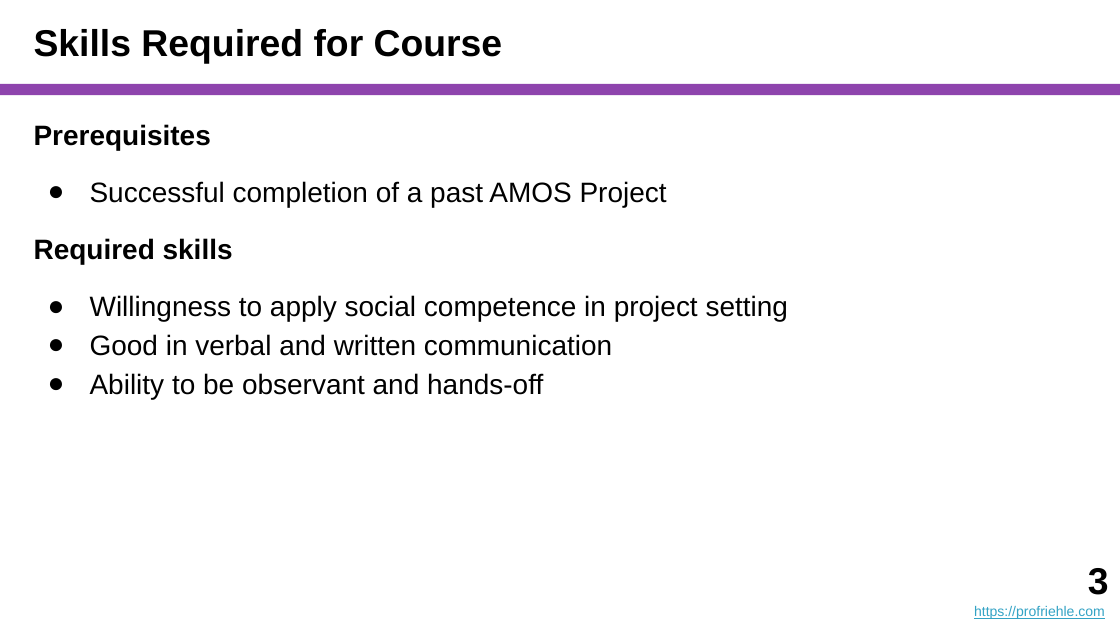
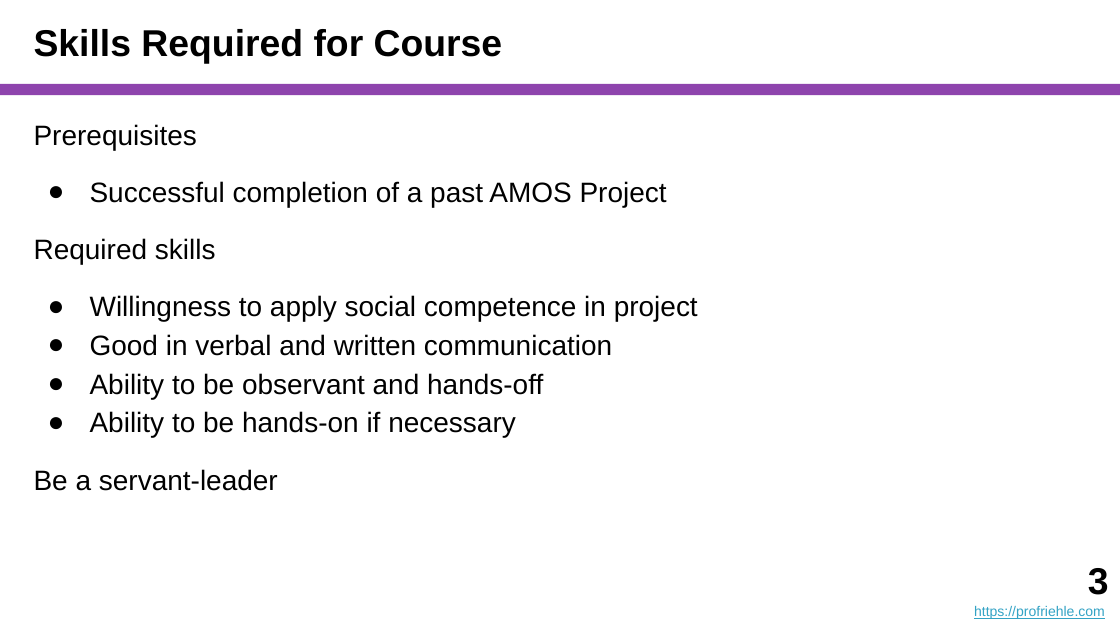
Before and after one commit to dirkriehle/coach-course, a slide deck: slide 3 of Lecture Slides/COACH A01 - Introduction.pptx. Drawn at 1120x630 pixels with LibreOffice and Linux fonts; fonts in the diff are those of the drawing. Boxes give left, top, right and bottom in pixels: in the first picture for what was removed or moved away, otherwise in the second. Text is boxed around its words. In the diff, an @@ line names an element or a change of style, - is before the commit and + after.

Commit message:
Setting up shop for summer 2025

```diff
--- a/Lecture Slides/COACH A01 - Introduction.pptx
+++ b/Lecture Slides/COACH A01 - Introduction.pptx
@@ text at (34, 124, 216, 264): bold off in "Prerequisites", "Required skills" @@
@@ text at (90, 295, 698, 322): text changed @@
-● Willingness to apply social competence in project setting
+● Willingness to apply social competence in project
@@ text at (34, 411, 516, 491): paragraphs added @@
+● Ability to be hands-on if necessary
+Be a servant-leader
```
Also in this commit, not shown: 10 other slides changed, 2 slides added, 3 other files.
